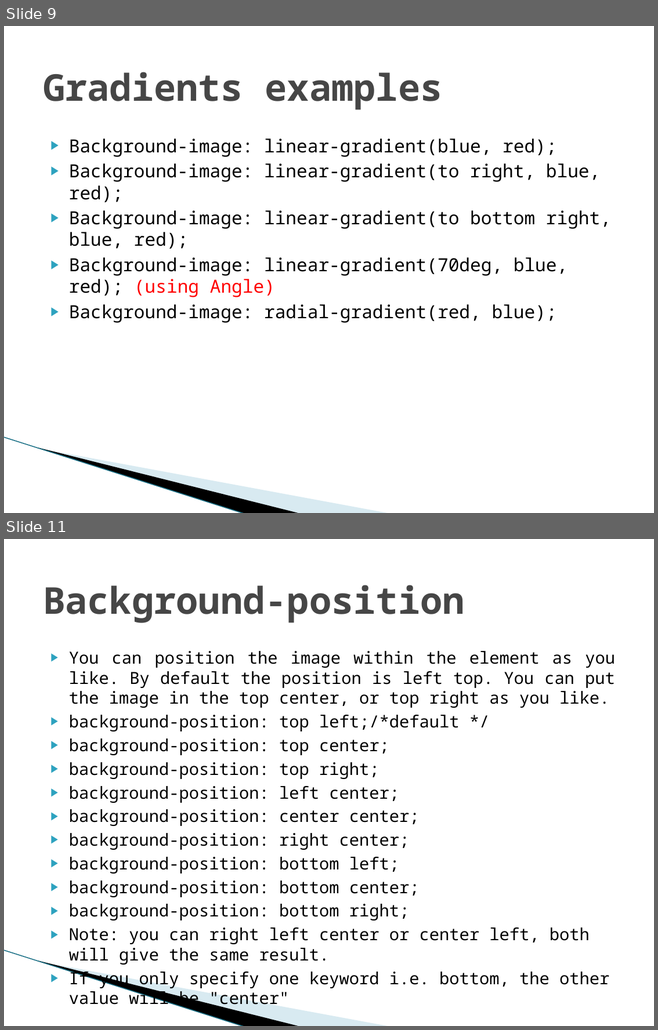
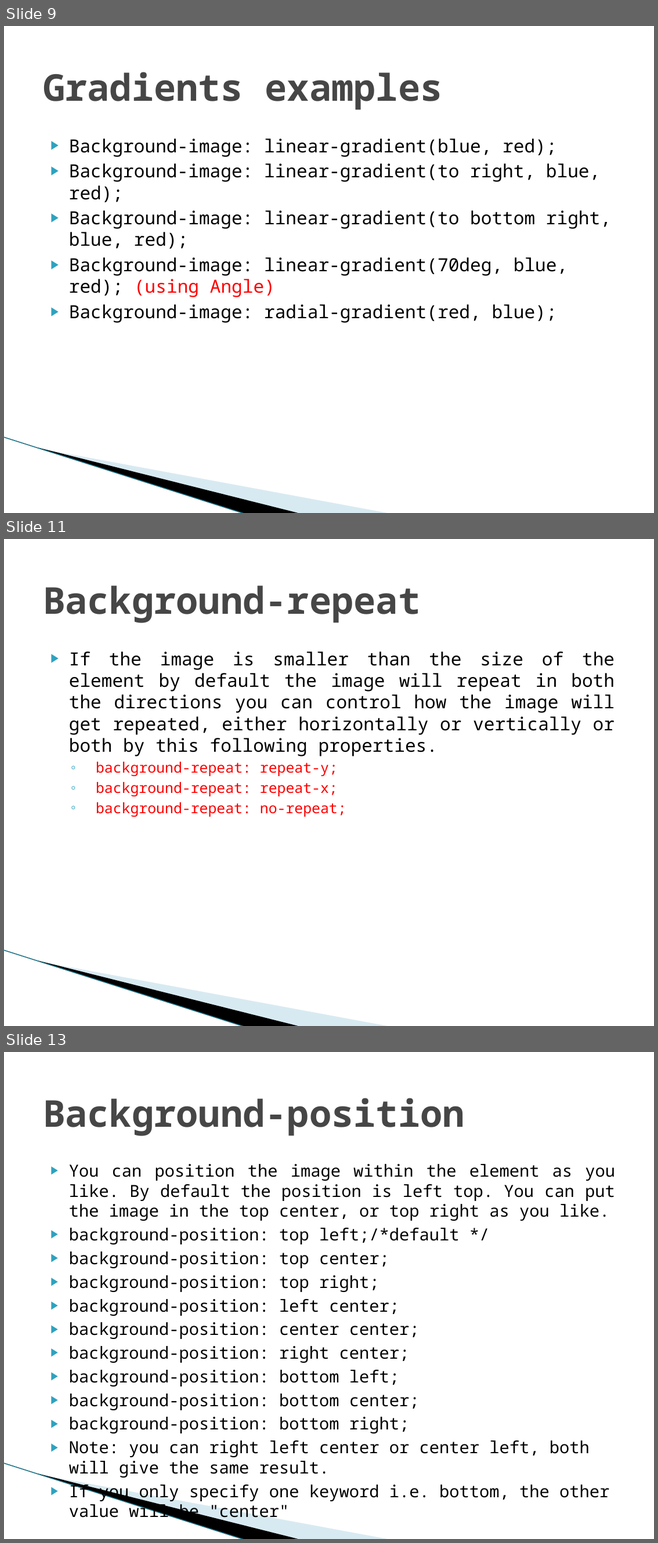
Before and after one commit to biswajitpoddar/youtubeDocuments, a slide deck: CSS PowerPoints/4. CSS Backgrounds.pptx. Shown one above the other, each under a label of ours: slides 9 and 11 before the commit, slides 9, 11 and 13 after it; the slides between them are not shown. The pictures are 658x1030 and 658x1543 pixels, drawn with LibreOffice and Linux fonts; fonts in the diff are those of the drawing; background and template pictures are left out. Boxes give left, top, right and bottom in pixels: in the first picture for what was removed or moved away, otherwise in the second. Text is boxed around its words. In the diff, an @@ line names an element or a change of style, - is before the commit and + after.

```diff
--- a/CSS PowerPoints/4. CSS Backgrounds.pptx
+++ b/CSS PowerPoints/4. CSS Backgrounds.pptx
@@ slide 11 added at (x1=4, y1=539, x2=654, y2=1026), background #FFFFFF; not listed: 3 template elements that a slide beside it also shows @@
@@ title added at (x1=43, y1=585, x2=420, y2=623), 41 pt, text #464646, bold @@
+Background-repeat
@@ text added at (x1=69, y1=652, x2=614, y2=817), 20 pt, text #000000 @@
+▶ If the image is smaller than the size of the element by default the image will repeat in both the directions you can control how the image will get repeated, either horizontally or vertically or both by this following properties.
+  ◦ background-repeat: repeat-y;
+  ◦ background-repeat: repeat-x;
+  ◦ background-repeat: no-repeat;
@@ what was slide 11 is now slide 13 @@
```
Also in this commit, not shown: 2 slides changed, 2 other slides added, 2 other files.
